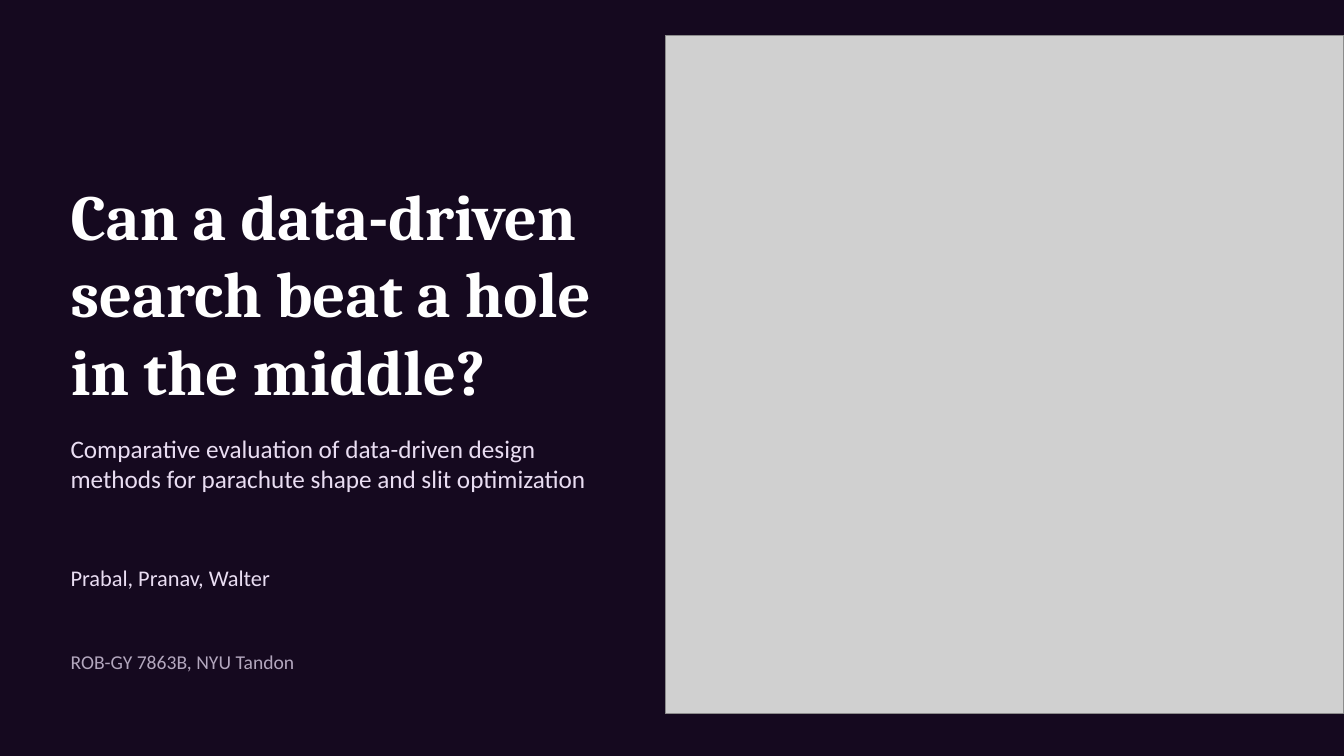
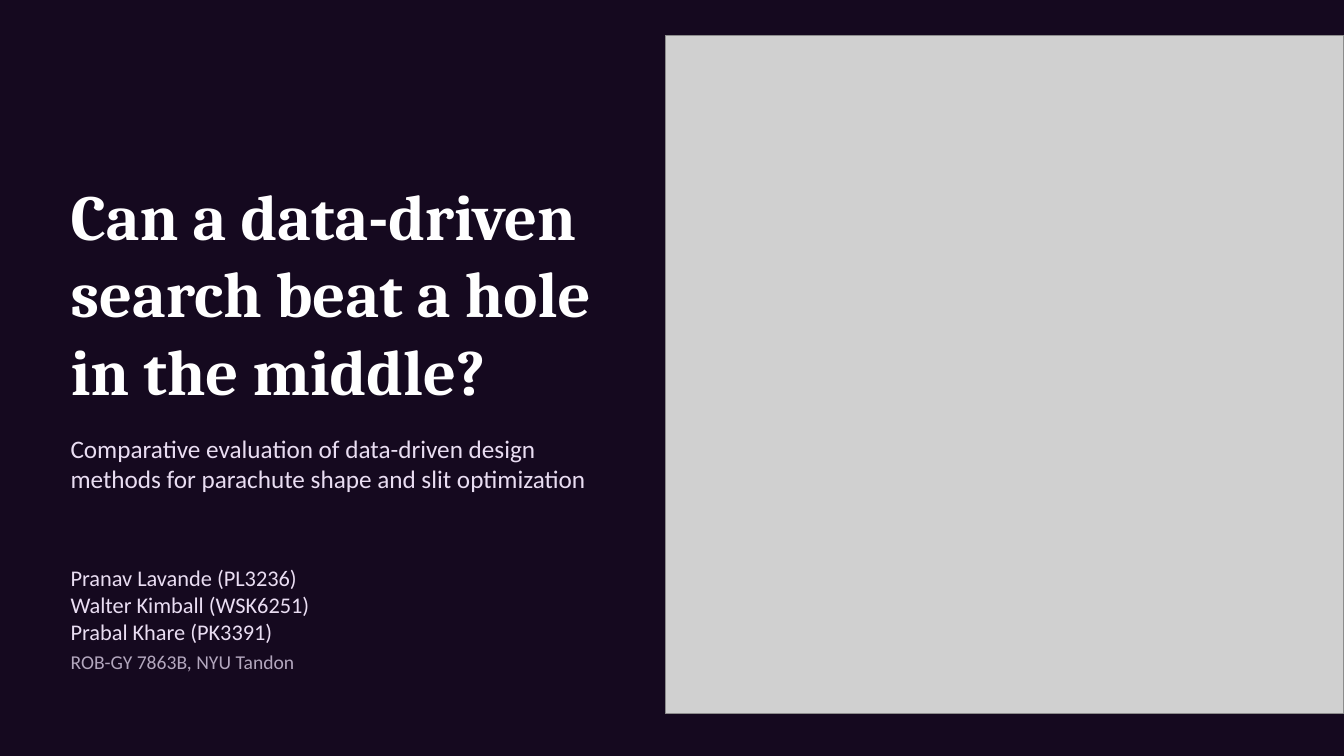
Before and after one commit to 00PrabalK00/DataDriven, a slide deck: slide 1 of presentation/midway_2026-11-03/parachute.pptx. Drawn at 1344x756 pixels with LibreOffice and Linux fonts; fonts in the diff are those of the drawing; grey boxes stand for pictures. Boxes give left, top, right and bottom in pixels: in the first picture for what was removed or moved away, otherwise in the second. Text is boxed around its words. In the diff, an @@ line names an element or a change of style, - is before the commit and + after.

```diff
--- a/presentation/midway_2026-11-03/parachute.pptx
+++ b/presentation/midway_2026-11-03/parachute.pptx
@@ text at box(71, 570, 309, 643): text changed @@
-Prabal, Pranav, Walter
+Pranav Lavande (PL3236)
+Walter Kimball (WSK6251)
+Prabal Khare (PK3391)
```
Also in this commit, not shown: 1 other file.
